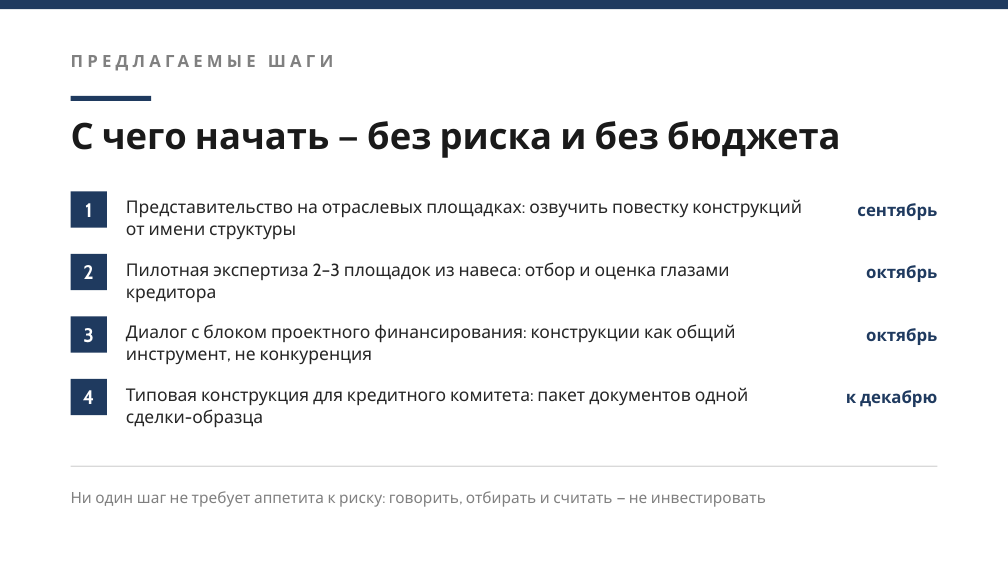
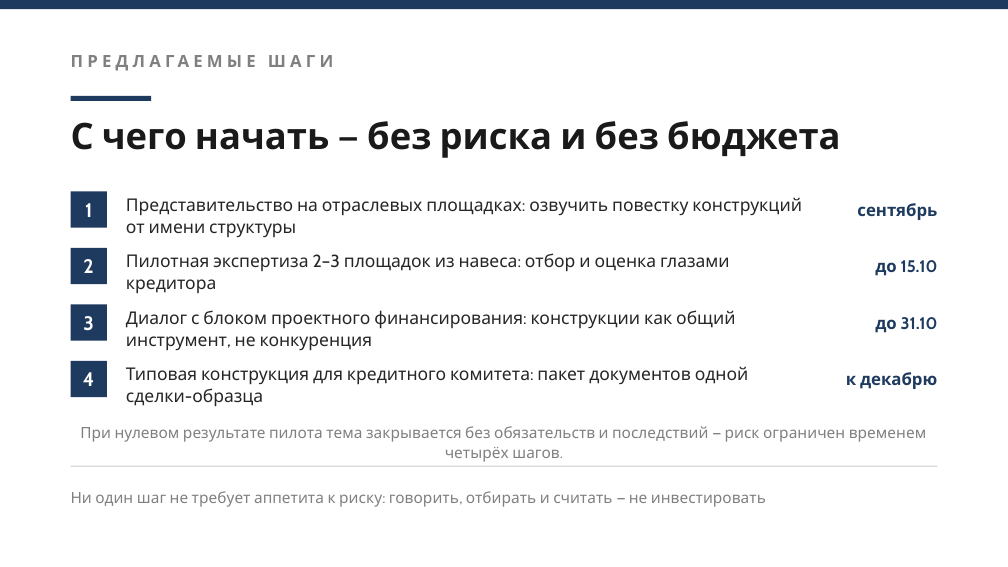
Before and after one commit to mail3875751-glitch/Solfeggio-2, a slide deck: slide 12 of Новое начало/Время партнёрских конструкций — внутренняя презентация (v2).pptx. Drawn at 1008x567 pixels with LibreOffice and Linux fonts; fonts in the diff are those of the drawing. Boxes give left, top, right and bottom in pixels: in the first picture for what was removed or moved away, otherwise in the second. Text is boxed around its words. In the diff, an @@ line names an element or a change of style, - is before the commit and + after.

```diff
--- a/Новое начало/Время партнёрских конструкций — внутренняя презентация (v2).pptx
+++ b/Новое начало/Время партнёрских конструкций — внутренняя презентация (v2).pptx
@@ text "2": place and size @@
-text "2" at [83, 265, 93, 279]
+text "2" at [83, 259, 93, 273]
@@ rectangle: place and size @@
-rectangle at [71, 254, 107, 290]
+rectangle at [71, 248, 107, 284]
@@ text "Пилотная экспертиза 2–3 площадок из ...": place and size @@
-text "Пилотная экспертиза 2–3 площадок из ..." at [126, 262, 730, 303]
+text "Пилотная экспертиза 2–3 площадок из ..." at [126, 253, 730, 294]
@@ text at [875, 260, 938, 276]: text changed @@
-октябрь
+до 15.10
@@ text "3": place and size @@
-text "3" at [83, 328, 94, 343]
+text "3" at [83, 316, 94, 331]
@@ rectangle: place and size @@
-rectangle at [71, 317, 107, 353]
+rectangle at [71, 304, 107, 341]
@@ text "Диалог с блоком проектного финансирования: ...": place and size @@
-text "Диалог с блоком проектного финансирования: ..." at [126, 324, 735, 365]
+text "Диалог с блоком проектного финансирования: ..." at [126, 310, 735, 351]
@@ text at [875, 317, 938, 333]: text changed @@
-октябрь
+до 31.10
@@ text "Типовая конструкция для кредитного комитета: ...": place and size @@
-text "Типовая конструкция для кредитного комитета: ..." at [126, 387, 749, 428]
+text "Типовая конструкция для кредитного комитета: ..." at [126, 366, 749, 407]
@@ 2 texts, 1 rectangle: place and size @@
-2 texts, 1 rectangle at [71, 379, 937, 415]
+2 texts, 1 rectangle at [71, 361, 937, 397]
@@ text added at [80, 426, 927, 462], 11 pt, text #808080 @@
+При нулевом результате пилота тема закрывается без обязательств и последствий — риск ограничен временем четырёх шагов.
```
Also in this commit, not shown: 8 other slides changed.
